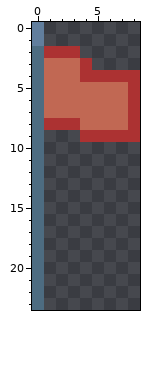
Two versions of one pixel-art file, public/units/FlagMarker.aseprite. The picture above was drawn from the file before the commit.
9x24 pixels, 1 frame.
After the commit:
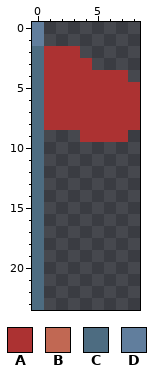
Palette (. is transparent): A #ac3232  B #c16853  C #4d6c81  D #617e9d
From old to new:
y 3: x 1..3 BBB -> AAA
y 4: x 1..3 BBB -> AAA; x 8 A -> .
y 5..7: x 1..7 BBBBBBB -> AAAAAAA
y 8: x 4..7 BBBB -> AAAA
y 9: x 8 A -> .
